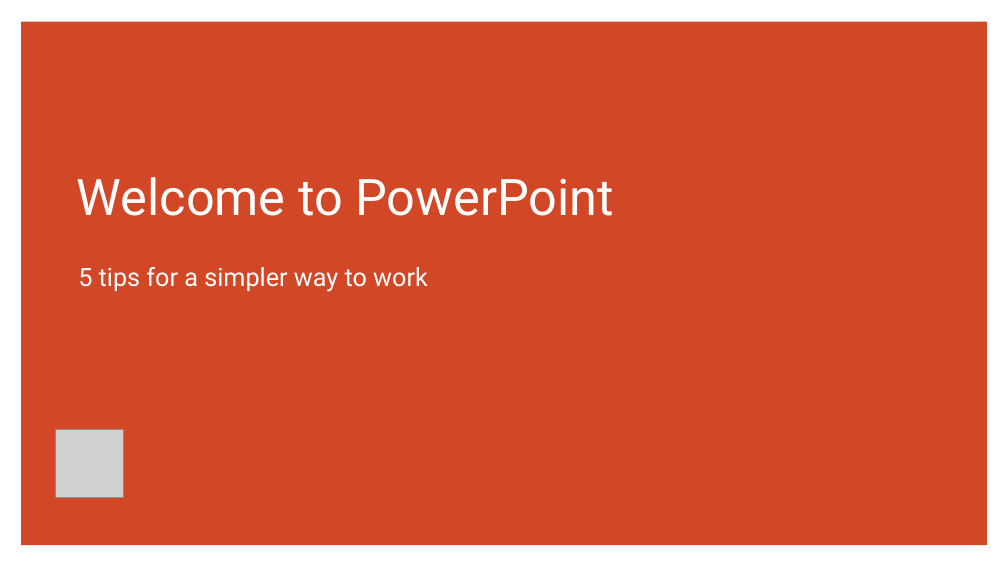
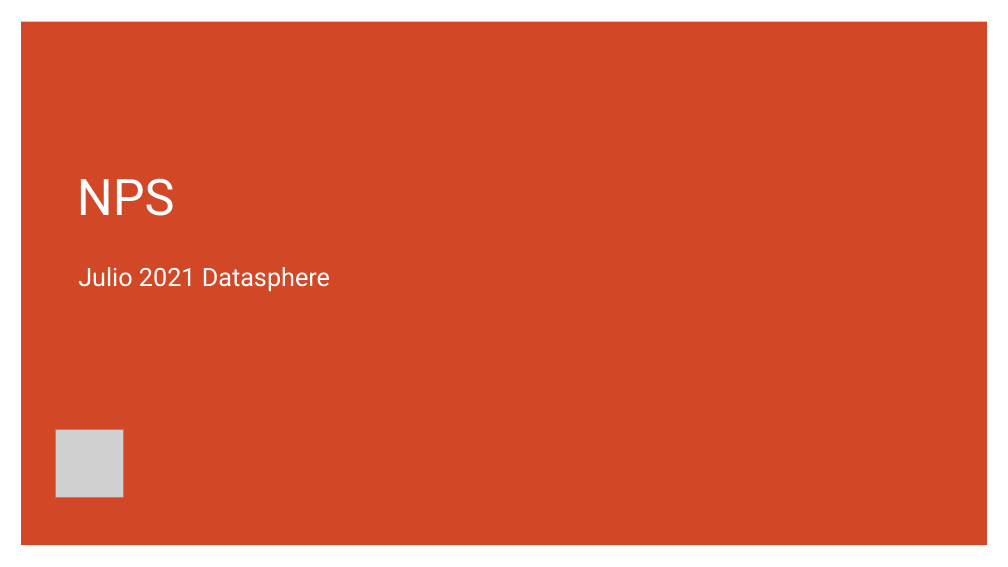
Before and after one commit to datasphere-cns/TextAnalytics, a slide deck: slide 1 of NPS/NPS-Presentacion.pptx. Drawn at 1008x567 pixels with LibreOffice and Linux fonts; fonts in the diff are those of the drawing; grey boxes stand for pictures. Boxes give left, top, right and bottom in pixels: in the first picture for what was removed or moved away, otherwise in the second. Text is boxed around its words. In the diff, an @@ line names an element or a change of style, - is before the commit and + after.

```diff
--- a/NPS/NPS-Presentacion.pptx
+++ b/NPS/NPS-Presentacion.pptx
@@ title at (77,178,175,216): text changed @@
-Welcome to PowerPoint
+NPS
@@ subtitle at (78,267,330,291): text changed @@
-5 tips for a simpler way to work
+Julio 2021 Datasphere
```
